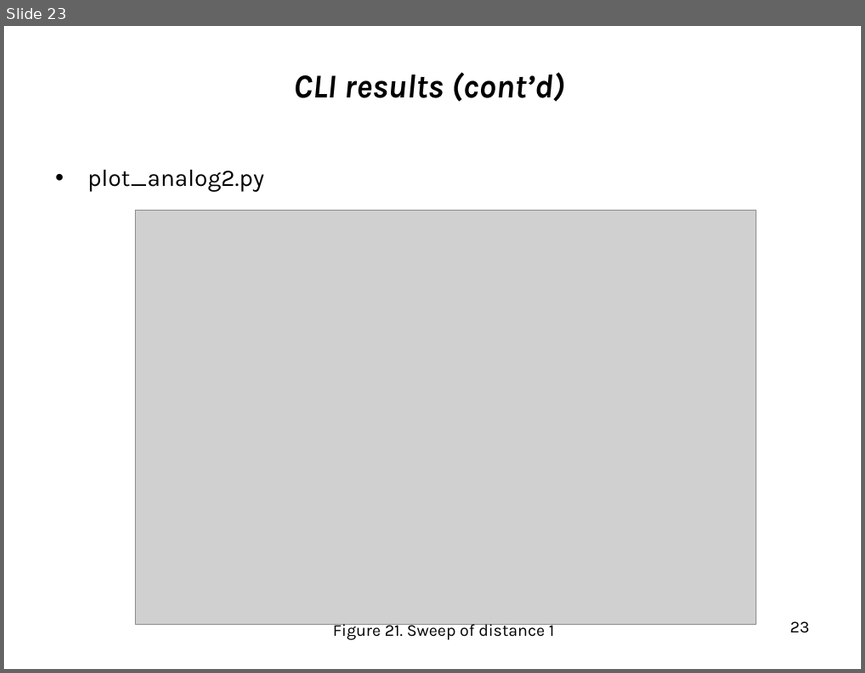
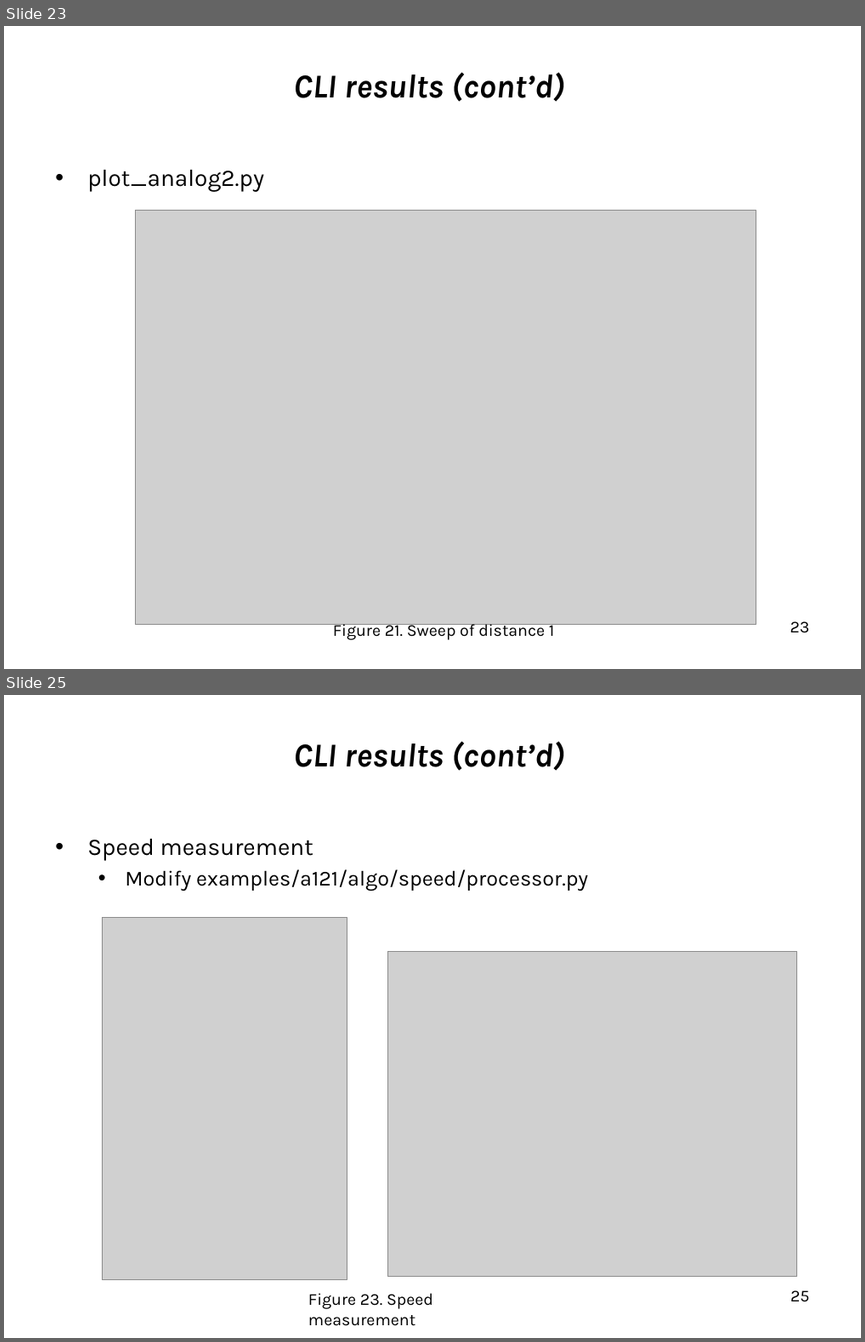
Before and after one commit to minchoCoin/xm125-practice, a slide deck: [2025_김태훈]XM125.pptx. Shown one above the other, each under a label of ours: slide 23 before the commit, slides 23 and 25 after it; the slides between them are not shown. The pictures are 865x673 and 865x1342 pixels, drawn with LibreOffice and Linux fonts; fonts in the diff are those of the drawing; grey boxes stand for pictures; background and template pictures are left out. Boxes give left, top, right and bottom in pixels: in the first picture for what was removed or moved away, otherwise in the second. Text is boxed around its words. In the diff, an @@ line names an element or a change of style, - is before the commit and + after.

```diff
--- a/[2025_김태훈]XM125.pptx
+++ b/[2025_김태훈]XM125.pptx
@@ slide 25 added at (x1=4, y1=695, x2=861, y2=1338), background #FFFFFF @@
@@ title added at (x1=293, y1=741, x2=565, y2=771), 28 pt, text #000000, bold, italic @@
+CLI results (cont’d)
@@ text added at (x1=87, y1=839, x2=588, y2=891), 18 pt, text #000000 @@
+• Speed measurement
+  • Modify examples/a121/algo/speed/processor.py
@@ picture added at (x1=102, y1=918, x2=347, y2=1279) @@
@@ picture added at (x1=388, y1=951, x2=797, y2=1276) @@
@@ text added at (x1=308, y1=1293, x2=433, y2=1326), 14 pt, text #000000 @@
+Figure 23. Speed measurement
@@ page number added at (x1=790, y1=1290, x2=809, y2=1302), 14 pt, text #000000 @@
+25
```
Also in this commit, not shown: 7 slides changed, 5 other slides added, 1 other file.
